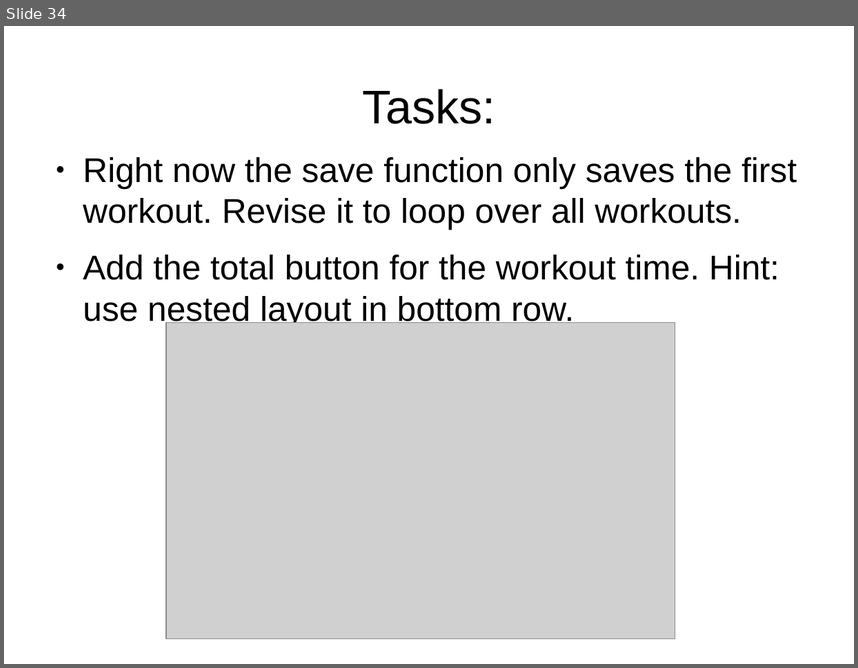
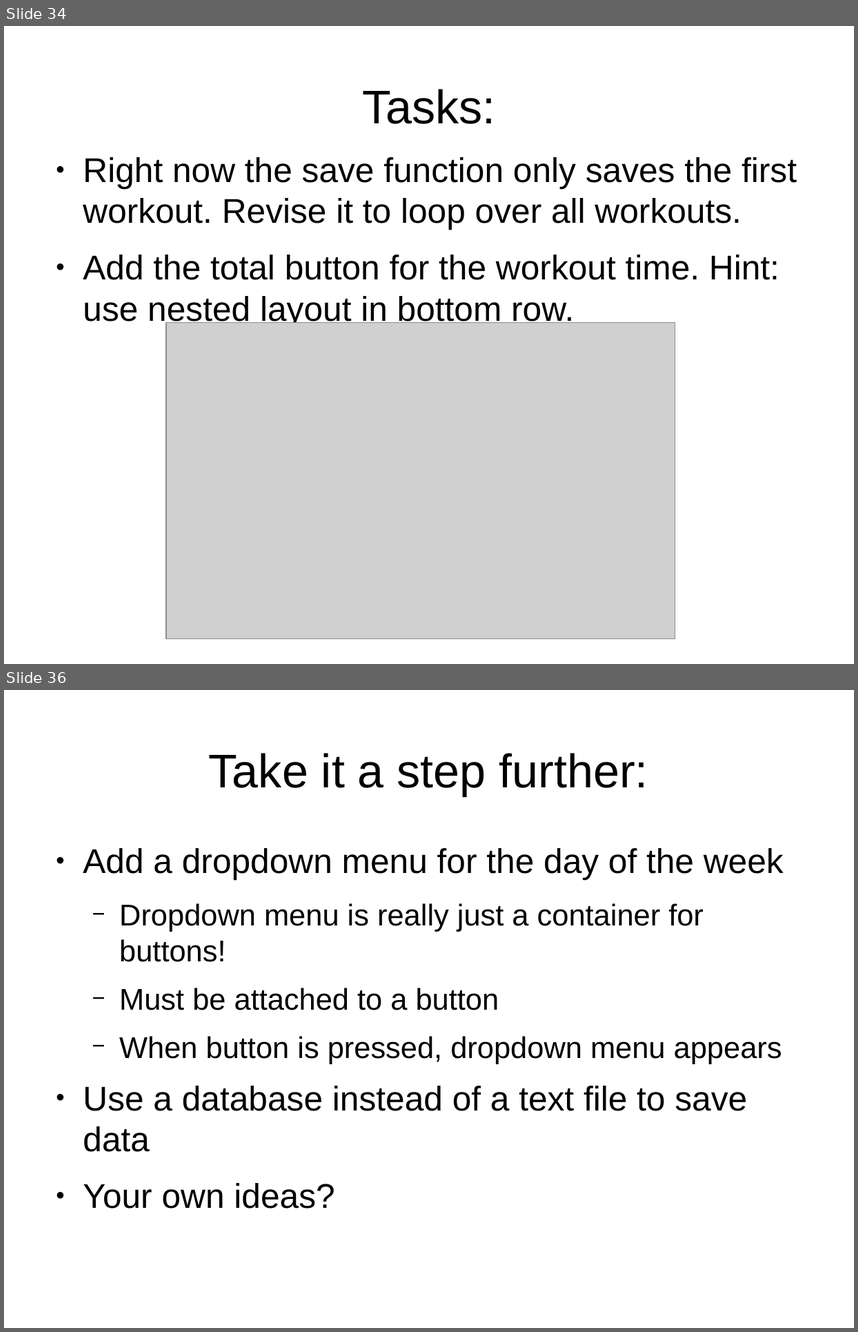
Before and after one commit to adasilva/intro_kivy, a slide deck: intro_kivy.odp. Shown one above the other, each under a label of ours: slide 34 before the commit, slides 34 and 36 after it; the slides between them are not shown. The pictures are 858x668 and 858x1332 pixels, drawn with LibreOffice and Linux fonts; fonts in the diff are those of the drawing; grey boxes stand for pictures. Boxes give left, top, right and bottom in pixels: in the first picture for what was removed or moved away, otherwise in the second. Text is boxed around its words. In the diff, an @@ line names an element or a change of style, - is before the commit and + after.

```diff
--- a/intro_kivy.odp
+++ b/intro_kivy.odp
@@ slide 36 added at <box>4,690,854,1328</box>, background #FFFFFF @@
@@ title added at <box>209,753,648,796</box>, 44 pt, text #000000 @@
+Take it a step further:
@@ text added at <box>83,848,784,1208</box>, 28 pt, text #000000 @@
+● Add a dropdown menu for the day of the week
+  − Dropdown menu is really just a container for buttons!
+  − Must be attached to a button
+  − When button is pressed, dropdown menu appears
+● Use a database instead of a text file to save data
+● Your own ideas?
```
Also in this commit, not shown: 3 other slides added, 5 other files.
